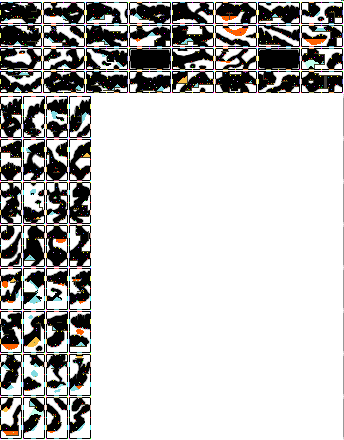
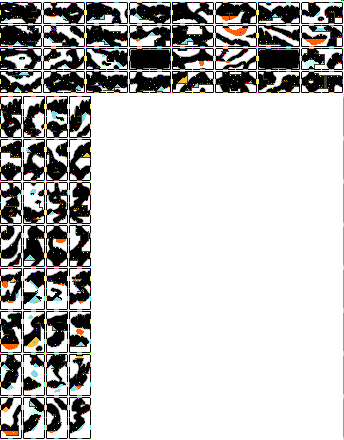
Layers edited between the first and the second 344 x 440 image:
painted on "Pasted Layer" over (4, 49, 246, 415)
